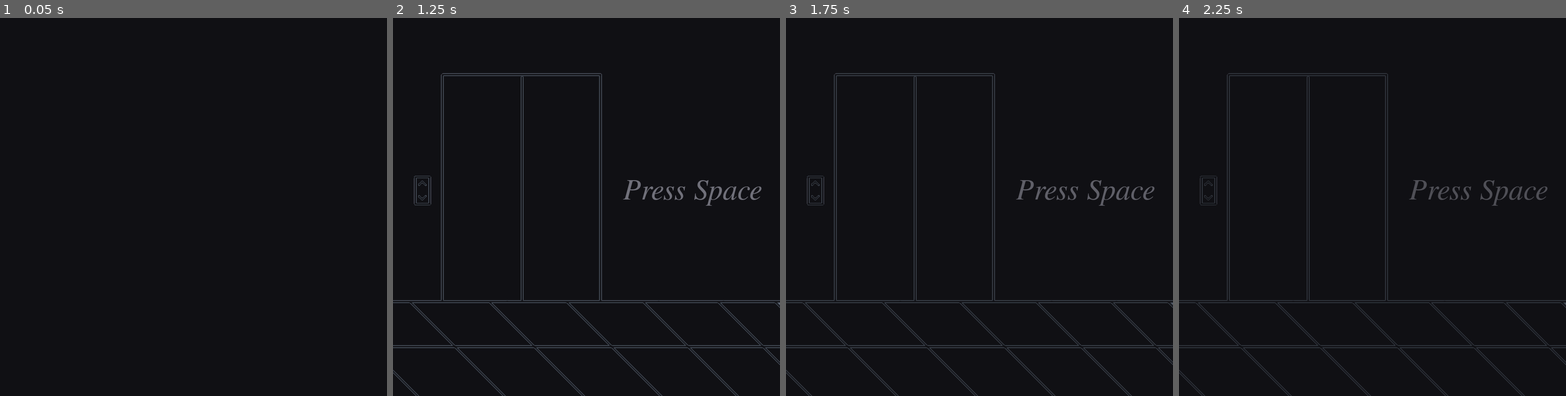
Above: before the commit, frames 1-4 (left to right).
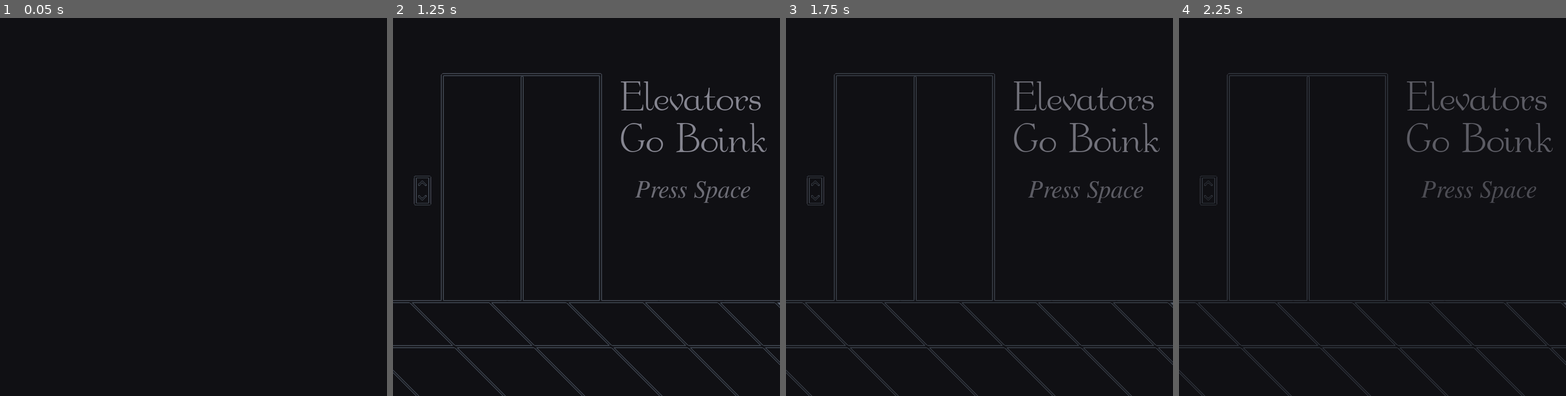
Above: after the commit, the same moments.

Repository: sudo-coffee/ld54
Game: Godot game, scene res://scenes/title.tscn
Same seed, same stepped clock (60 frames per second), same inputs: the game is played once before the commit and once after it.
Inputs:
- Up to frame 1 (0.05 s): no input
- Up to frame 2 (1.25 s): tap Space (ui_select) at 0.5 s; hold Right (ui_right) from 0.53 s (still down); hold Space (ui_select) from 0.53 s (still down); tap Enter (ui_accept) at 0.77, 0.8, 1.07 s
- Up to frame 3 (1.75 s): release Right (ui_right) at 1.28 s; release Space (ui_select) at 1.28 s; hold Down (ui_down) from 1.28 s (still down); tap Enter (ui_accept) at 1.35, 1.52 s; tap Space (ui_select) at 1.55 s
- Up to frame 4 (2.25 s): tap Enter (ui_accept) at 1.82 s; tap Space (ui_select) at 2 s; release Down (ui_down) at 2.03 s; hold Right (ui_right) from 2.03 s (still down); hold Space (ui_select) from 2.03 s (still down)

Frame 1 is identical in both runs. In frame 2, 1.7% of the frame differs, in the area x 58-97%, y 16-50%; in frame 3, 1.7%; in frame 4, 1.6%.

Commit message:
Minor changes

Diff:
--- a/project.godot
+++ b/project.godot
@@ -19,6 +19,8 @@
 
 window/size/viewport_width=800
 window/size/viewport_height=800
+window/size/resizable=false
+window/stretch/mode="viewport"
 
 [layer_names]
 
--- a/scenes/Chapter1.gd
+++ b/scenes/Chapter1.gd
@@ -22,7 +22,7 @@
     "Cheescake?",
     "Where's your money now, kid!",
     "What was is it I was looking for?",
-    "Could- Could- I- Just a bone?",
+    "Could- Could- I- Have- Bone-",
     "♫ Count your bones tomorrow ♫",
     "ψ( ` ∇ ´ )ψ",
     "＼o／",
--- a/scenes/title.tscn
+++ b/scenes/title.tscn
@@ -1,9 +1,25 @@
-[gd_scene load_steps=8 format=3 uid="uid://6jowurc1jfd3"]
+[gd_scene load_steps=9 format=3 uid="uid://6jowurc1jfd3"]
 
 [ext_resource type="Script" path="res://scenes/title.gd" id="1_lqxyp"]
 [ext_resource type="Texture2D" uid="uid://dem75jqppw3r1" path="res://devart/title.png" id="1_tepiq"]
 [ext_resource type="Texture2D" uid="uid://b7yxjsn2i1iol" path="res://devart/fade.png" id="3_b7iep"]
+[ext_resource type="FontFile" uid="uid://2ws3of5yx0st" path="res://addons/fonts/Garton/garto16.ttf" id="3_w3laq"]
 [ext_resource type="FontFile" uid="uid://bwjelbn46gmlj" path="res://addons/fonts/nimbus-roman-no9-l/NimbusRomNo9L-RegIta.otf" id="3_yc54l"]
+
+[sub_resource type="Animation" id="Animation_q3fwo"]
+length = 0.001
+tracks/0/type = "value"
+tracks/0/imported = false
+tracks/0/enabled = true
+tracks/0/path = NodePath(".:modulate")
+tracks/0/interp = 1
+tracks/0/loop_wrap = true
+tracks/0/keys = {
+"times": PackedFloat32Array(0),
+"transitions": PackedFloat32Array(1),
+"update": 0,
+"values": [Color(1, 1, 1, 1)]
+}
 
 [sub_resource type="Animation" id="Animation_tkkpd"]
 resource_name = "fade_title"
@@ -21,21 +37,6 @@
 "values": [Color(1, 1, 1, 1), Color(1, 1, 1, 0.1)]
 }
 
-[sub_resource type="Animation" id="Animation_q3fwo"]
-length = 0.001
-tracks/0/type = "value"
-tracks/0/imported = false
-tracks/0/enabled = true
-tracks/0/path = NodePath(".:modulate")
-tracks/0/interp = 1
-tracks/0/loop_wrap = true
-tracks/0/keys = {
-"times": PackedFloat32Array(0),
-"transitions": PackedFloat32Array(1),
-"update": 0,
-"values": [Color(1, 1, 1, 1)]
-}
-
 [sub_resource type="AnimationLibrary" id="AnimationLibrary_c0e44"]
 _data = {
 "RESET": SubResource("Animation_q3fwo"),
@@ -49,14 +50,25 @@
 texture = ExtResource("1_tepiq")
 centered = false
 
+[node name="RichTextLabel2" type="RichTextLabel" parent="."]
+modulate = Color(0.937255, 0.937255, 1, 0.615686)
+offset_left = 469.0
+offset_top = 149.0
+offset_right = 943.0
+offset_bottom = 454.0
+theme_override_fonts/normal_font = ExtResource("3_w3laq")
+theme_override_font_sizes/normal_font_size = 90
+text = "Elevators
+Go Boink"
+
 [node name="RichTextLabel" type="RichTextLabel" parent="."]
-modulate = Color(0.937255, 0.937255, 1, 0.505882)
-offset_left = 475.0
-offset_top = 352.0
-offset_right = 871.0
-offset_bottom = 492.0
+modulate = Color(0.937255, 0.937255, 1, 0.482353)
+offset_left = 500.0
+offset_top = 355.0
+offset_right = 896.0
+offset_bottom = 495.0
 theme_override_fonts/normal_font = ExtResource("3_yc54l")
-theme_override_font_sizes/normal_font_size = 60
+theme_override_font_sizes/normal_font_size = 50
 text = "Press Space
 "
 
Not shown, added: addons/fonts/Garton/Freeware License.txt
Binary file added: addons/fonts/Garton/garto16.ttf
Not shown, added: addons/fonts/Garton/garto16.ttf.import
Not shown, added: export_presets.cfg
